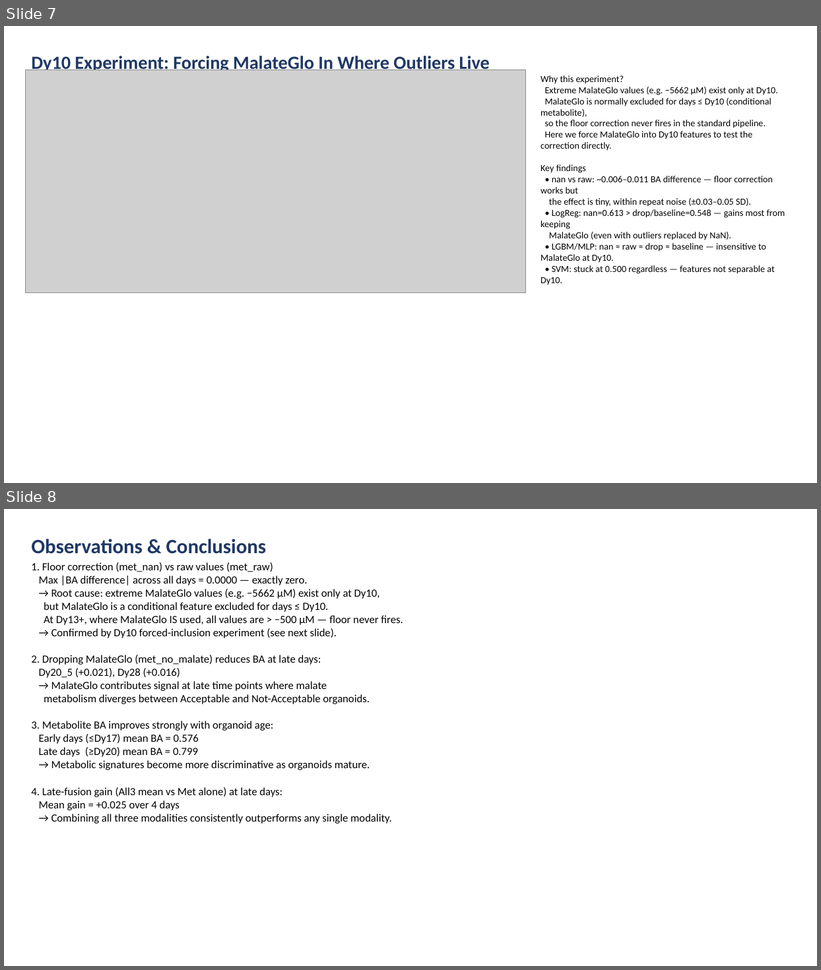
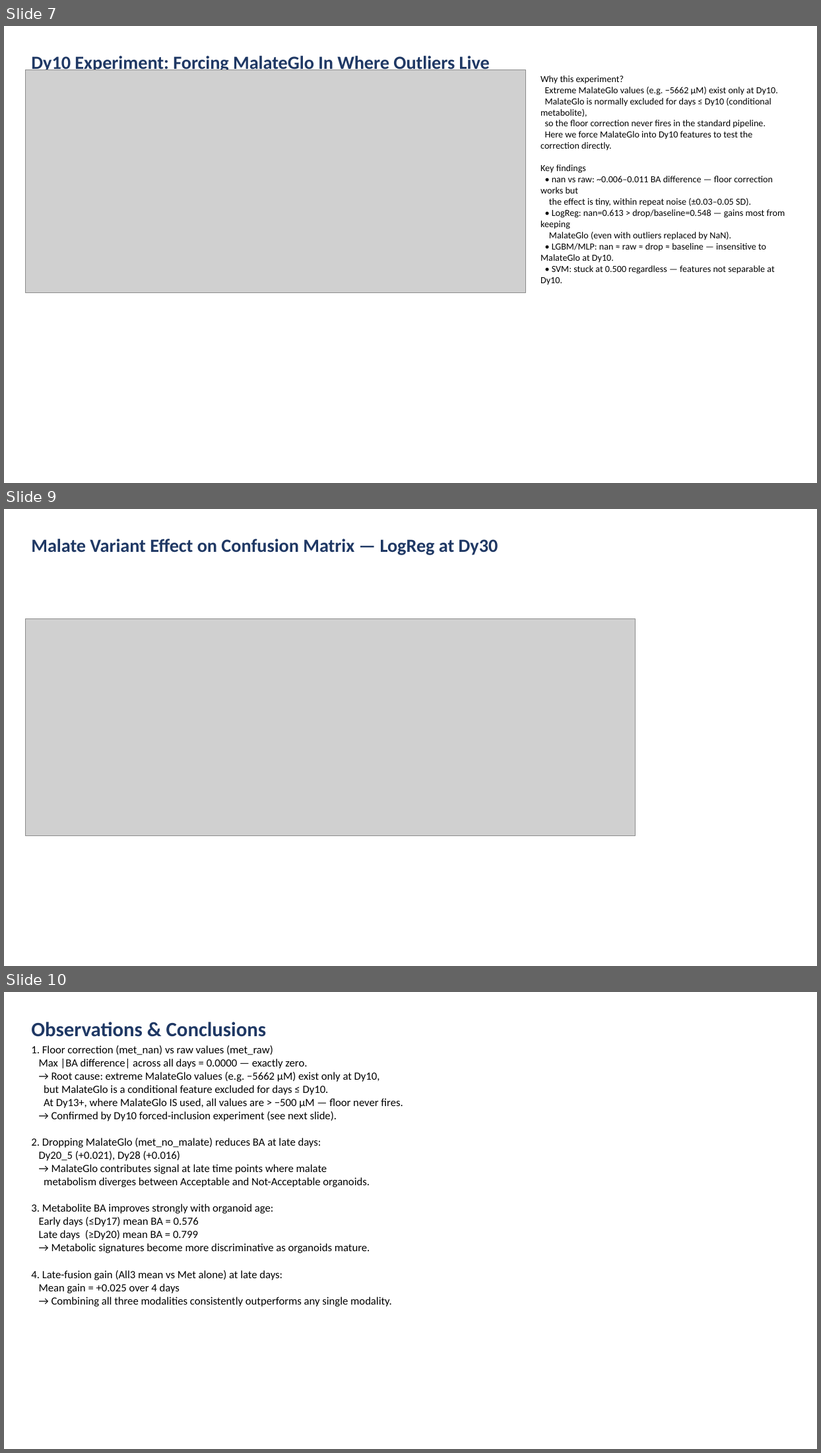
Before and after one commit to dsi-clinic/2025-promega-mini-test, a slide deck: figures/met_variants_analysis.pptx. Shown one above the other, each under a label of ours: slides 7 and 8 before the commit, slides 7, 9 and 10 after it; the slides between them are not shown. The pictures are 821x970 and 821x1453 pixels, drawn with LibreOffice and Linux fonts; fonts in the diff are those of the drawing; grey boxes stand for pictures. Boxes give left, top, right and bottom in pixels: in the first picture for what was removed or moved away, otherwise in the second. Text is boxed around its words. In the diff, an @@ line names an element or a change of style, - is before the commit and + after.

```diff
--- a/figures/met_variants_analysis.pptx
+++ b/figures/met_variants_analysis.pptx
@@ slide 9 added at [4,509,817,966], background #FFFFFF @@
@@ text added at [31,539,498,555], 22 pt, text #1F3864, bold @@
+Malate Variant Effect on Confusion Matrix — LogReg at Dy30
@@ picture added at [25,619,636,836] @@
@@ what was slide 8 is now slide 10 @@
```
Also in this commit, not shown: 1 other slide added, 1 other file.
